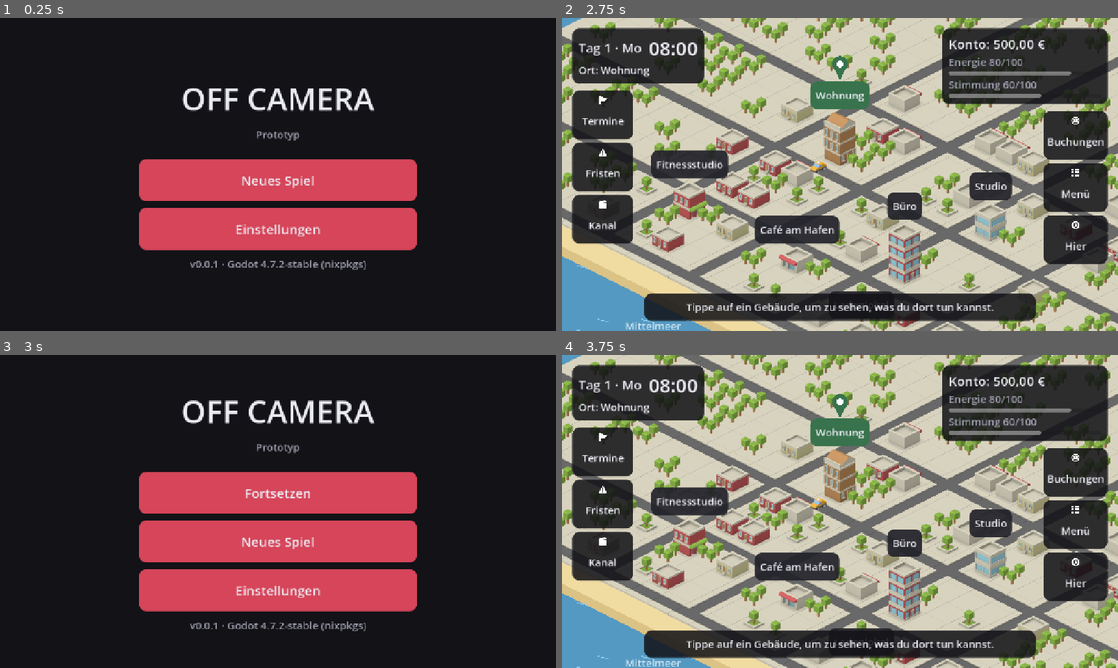
Above: before the commit, frames 1-4 (two rows, left to right).
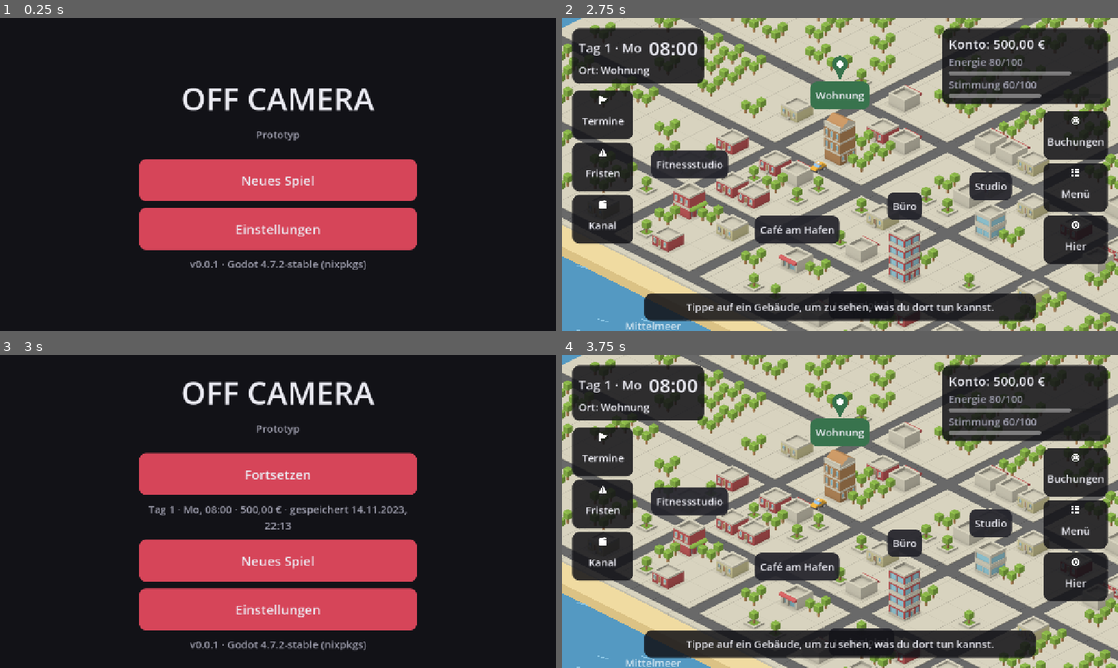
Above: after the commit, the same moments.

Repository: JanScharf265/OFFCamera
Game: Godot game, scene res://scenes/app/app.tscn
Same seed, same stepped clock (60 frames per second), same inputs: the game is played once before the commit and once after it.
Inputs:
- Up to frame 1 (0.25 s): no input
- Up to frame 2 (2.75 s): click "Einstellungen" at 0.5 s; click "Zurück" at 1.25 s; click "Neues Spiel" at 2 s
- Up to frame 3 (3 s): click "Menü" at 2.75 s
- Up to frame 4 (3.75 s): click "Fortsetzen" at 3.5 s

Frames 1-2 are identical in both runs. In frame 3, 19% of the frame differs, in the area x 25-75%, y 8-95%; in frame 4, nothing differs.

Commit message:
Phase 6, Ticket 6.5: Spielstand im Hauptmenü, Hinweise zu defekten Ständen, Phase-6-Abnahme
Hauptmenü zeigt Spieltag, Uhrzeit, Konto und Speicherzeit aus dem Spielstand-
Kopf; Hinweise nennen aufbewahrte defekte Dateien; Neues Spiel braucht dann
einen zweiten Tipp; Einstellungen zeigen die Anzahl. Phase 6 abgenommen per
332/332 Tests, 3/3 langen Tests und Mac-Fensterlauf; iPhone in Phase 7.

Co-Authored-By: Claude Opus 5.5 <noreply@anthropic.com>

Diff:
--- a/scripts/systems/save_system.gd
+++ b/scripts/systems/save_system.gd
@@ -106,7 +106,10 @@
 	for candidate in [path] + _backup_paths(path):
 		if not FileAccess.file_exists(candidate):
 			continue
-		var data: Variant = JSON.parse_string(FileAccess.get_file_as_string(candidate))
+		var json := JSON.new()  # parse() statt parse_string(): kein Fehler im Log bei kaputten Dateien
+		if json.parse(FileAccess.get_file_as_string(candidate)) != OK:
+			continue
+		var data: Variant = json.data
 		if typeof(data) == TYPE_DICTIONARY and typeof(data.get("meta")) == TYPE_DICTIONARY:
 			return data["meta"]
 	return {}
--- a/scripts/ui/app.gd
+++ b/scripts/ui/app.gd
@@ -14,6 +14,7 @@
 const GameStateScript := preload("res://scripts/core/game_state.gd")
 const GameDataScript := preload("res://scripts/core/game_data.gd")
 const SaveSystemScript := preload("res://scripts/systems/save_system.gd")
+const LedgerSystemScript := preload("res://scripts/systems/ledger_system.gd")
 const MainMenuScript := preload("res://scripts/ui/main_menu.gd")
 const GameScreenScript := preload("res://scripts/ui/game_screen.gd")
 const SettingsScreenScript := preload("res://scripts/ui/settings_screen.gd")
@@ -74,6 +75,8 @@
 	_save_game()
 	var menu := MainMenuScript.new()
 	menu.continue_available = game != null or SaveSystemScript.has_save(save_path)
+	menu.save_info = save_info_text(SaveSystemScript.read_meta(save_path))
+	menu.confirm_new_game = not SaveSystemScript.corrupt_files(save_path).is_empty()
 	menu.message = message
 	menu.new_game_pressed.connect(start_new_game)
 	menu.continue_pressed.connect(continue_game)
@@ -93,13 +96,15 @@
 		var result := SaveSystemScript.load_game(_data, save_path)
 		if result["game"] == null:
 			var reason: String = result["error"]
+			if not result.get("corrupt_kept", []).is_empty():
+				reason += "\nDie defekte Datei wurde aufbewahrt. Mit „Neues Spiel“ kannst du neu beginnen."
 			show_main_menu(reason if not reason.is_empty() else "Es gibt noch keinen Spielstand.")
 			return
 		game = result["game"]
 		var lines := PackedStringArray()
 		if result["from_backup"] or result.get("source", "") == "tmp":
-			lines.append("Der letzte Spielstand war beschädigt – das Backup wurde geladen." if result["from_backup"]
-					else "Das letzte Speichern war unterbrochen – es wurde abgeschlossen.")
+			lines.append("Der letzte Spielstand war beschädigt – das Backup wurde geladen, die defekte Datei aufbewahrt."
+					if result["from_backup"] else "Das letzte Speichern war unterbrochen – es wurde abgeschlossen.")
 		lines.append_array(result.get("notices", PackedStringArray()))
 		show_game("\n".join(lines))
 		return
@@ -119,6 +124,7 @@
 func show_settings(message: String = "") -> void:
 	var settings := SettingsScreenScript.new()
 	settings.has_save = game != null or SaveSystemScript.has_save(save_path)
+	settings.corrupt_count = SaveSystemScript.corrupt_files(save_path).size()
 	settings.message = message
 	settings.delete_save_pressed.connect(_delete_save)
 	settings.back_pressed.connect(show_main_menu)
@@ -196,3 +202,20 @@
 	margins[2] += maxf(window_size.x - safe.end.x, 0.0) * to_viewport.x
 	margins[3] += maxf(window_size.y - safe.end.y, 0.0) * to_viewport.y
 	return margins
+
+
+## Kurzinfo aus dem Spielstand-Kopf, z. B. "Tag 9 · Di, 08:00 · 400,00 € · gespeichert 12.10.2026, 14:03".
+## "" ohne Kopf (ältere Spielstände) – dann zeigt das Menü nur „Fortsetzen“.
+static func save_info_text(meta: Dictionary) -> String:
+	if meta.is_empty() or not meta.has("day_label"):
+		return ""
+	var text := "%s, %s" % [meta.get("day_label", ""), meta.get("clock", "")]
+	if meta.has("private_balance_cents"):
+		text += " · %s" % LedgerSystemScript.format_cents(int(meta["private_balance_cents"]))
+	if int(meta.get("saved_at_unix", 0)) > 0:
+		# Gerätezeit nur für die Anzeige – mit der Spielzeit hat sie nichts zu tun.
+		var local := int(meta["saved_at_unix"]) + int(Time.get_time_zone_from_system().get("bias", 0)) * 60
+		var date := Time.get_datetime_dict_from_unix_time(local)
+		text += " · gespeichert %02d.%02d.%04d, %02d:%02d" % [date["day"], date["month"], date["year"],
+				date["hour"], date["minute"]]
+	return text
--- a/scripts/ui/main_menu.gd
+++ b/scripts/ui/main_menu.gd
@@ -17,6 +17,11 @@
 var continue_available := false
 ## Hinweis- oder Fehlertext unter dem Titel (z. B. beschädigter Spielstand).
 var message := ""
+## „Neues Spiel“ braucht einen zweiten Tipp, wenn dabei etwas verloren gehen könnte – ein Spiel oder
+## aufbewahrte defekte Spielstände (Phase 6). Standard: wie continue_available.
+var confirm_new_game := false
+## Kurzinfo zum Spielstand unter „Fortsetzen“ (Phase 6), z. B. "Tag 9 · Di, 08:00 · 400,00 € · gespeichert …".
+var save_info := ""
 
 var _new_game_button: Button
 var _confirming := false
@@ -49,6 +54,11 @@
 		continue_button.name = "ContinueButton"
 		continue_button.pressed.connect(func() -> void: continue_pressed.emit())
 		add_child(continue_button)
+		if not save_info.is_empty():
+			var info := UiStyle.wrapping_label(save_info, UiStyle.SMALL_FONT_SIZE, UiStyle.MUTED)
+			info.name = "SaveInfoLabel"
+			info.horizontal_alignment = HORIZONTAL_ALIGNMENT_CENTER
+			add_child(info)
 
 	_new_game_button = UiStyle.button(NEW_GAME_TEXT)
 	_new_game_button.name = "NewGameButton"
@@ -69,7 +79,7 @@
 
 ## Gibt es schon ein Spiel, braucht "Neues Spiel" einen zweiten Tipp.
 func _on_new_game_pressed() -> void:
-	if continue_available and not _confirming:
+	if (continue_available or confirm_new_game) and not _confirming:
 		_confirming = true
 		_new_game_button.text = CONFIRM_TEXT
 		return
--- a/scripts/ui/settings_screen.gd
+++ b/scripts/ui/settings_screen.gd
@@ -13,6 +13,8 @@
 ## Vor dem Einfügen in den Baum setzen.
 var has_save := false
 var message := ""
+## Anzahl aufbewahrter defekter Spielstände (Phase 6).
+var corrupt_count := 0
 
 var _delete_button: Button
 var _confirming := false
@@ -32,6 +34,13 @@
 	status.name = "SaveStatusLabel"
 	status.horizontal_alignment = HORIZONTAL_ALIGNMENT_CENTER
 	add_child(status)
+	if corrupt_count > 0:
+		var corrupt := UiStyle.wrapping_label(
+				"Aufbewahrte defekte Spielstände: %d (werden mit „Spielstand löschen“ entfernt)." % corrupt_count,
+				UiStyle.SMALL_FONT_SIZE, UiStyle.MUTED)
+		corrupt.name = "CorruptCountLabel"
+		corrupt.horizontal_alignment = HORIZONTAL_ALIGNMENT_CENTER
+		add_child(corrupt)
 
 	if not message.is_empty():
 		var message_label := UiStyle.wrapping_label(message, UiStyle.SMALL_FONT_SIZE)
@@ -41,7 +50,7 @@
 
 	_delete_button = UiStyle.button(DELETE_TEXT)
 	_delete_button.name = "DeleteSaveButton"
-	_delete_button.disabled = not has_save
+	_delete_button.disabled = not has_save and corrupt_count == 0
 	_delete_button.pressed.connect(_on_delete_pressed)
 	add_child(_delete_button)
 
--- a/tests/test_ui.gd
+++ b/tests/test_ui.gd
@@ -553,6 +553,65 @@
 	app.free()
 
 
+# --- Spielstand im Menü und defekte Stände (Phase 6) -------------------------------------
+
+func test_main_menu_shows_save_info() -> void:
+	var app := _start_app()
+	if app == null:
+		return
+	_press(app, "NewGameButton")
+	_press(app, "HereButton")
+	_press(app, "StartButton_rest")  # 09:00, gespeichert
+	_press(app, "MenuButton")
+	var info := (_find(app, "SaveInfoLabel") as Label).text
+	assert_true(info.begins_with("Tag 1 · Mo, 09:00 · 500,00 € · gespeichert "), info)
+	app.free()
+	SaveSystemScript.delete_save(TEST_SAVE_PATH)
+
+
+func test_corrupt_save_loads_backup_and_says_so() -> void:
+	var app := _start_app()
+	if app == null:
+		return
+	_press(app, "NewGameButton")
+	_press(app, "HereButton")
+	_press(app, "StartButton_rest")  # zweites Speichern -> Backup vorhanden
+	app.free()
+	var file := FileAccess.open(TEST_SAVE_PATH, FileAccess.WRITE)
+	file.store_string("{ kaputt")
+	file.close()
+	var restarted := _start_app(true)
+	_press(restarted, "ContinueButton")
+	var feedback := (_find(restarted, "FeedbackLabel") as Label).text
+	assert_true("Backup wurde geladen, die defekte Datei aufbewahrt" in feedback, feedback)
+	assert_eq(SaveSystemScript.corrupt_files(TEST_SAVE_PATH).size(), 1)
+	restarted.free()
+	SaveSystemScript.delete_save(TEST_SAVE_PATH)
+
+
+func test_unloadable_save_keeps_copies_when_starting_new_game() -> void:
+	SaveSystemScript.delete_save(TEST_SAVE_PATH)
+	var file := FileAccess.open(TEST_SAVE_PATH, FileAccess.WRITE)
+	file.store_string("kaputt")
+	file.close()
+	var app := _start_app(true)
+	_press(app, "ContinueButton")
+	assert_true(_screen_contains(app, "Die defekte Datei wurde aufbewahrt."), "Hinweis fehlt")
+	var kept := SaveSystemScript.corrupt_files(TEST_SAVE_PATH)
+	assert_eq(kept.size(), 1)
+	_press(app, "NewGameButton")
+	_press(app, "NewGameButton")  # zweiter Tipp, weil es einen (defekten) Stand gab
+	assert_true(app.game != null, "neues Spiel nicht gestartet")
+	assert_eq(FileAccess.get_file_as_string(kept[0]), "kaputt")  # nicht überschrieben
+	_press(app, "MenuButton")
+	_press(app, "SettingsButton")
+	assert_true(_screen_contains(app, "Aufbewahrte defekte Spielstände: 1"), "Anzeige in den Einstellungen fehlt")
+	_press(app, "DeleteSaveButton")
+	_press(app, "DeleteSaveButton")
+	assert_eq(SaveSystemScript.corrupt_files(TEST_SAVE_PATH).size(), 0)
+	app.free()
+
+
 func _travel(app: Node, location_id: String) -> void:
 	_press(app, "MapPin_%s" % location_id)
 	_press(app, "TravelButton")
Not shown, changed: CHANGELOG.md
Not shown, changed: README.md
Not shown, changed: docs/ARCHITECTURE.md
Not shown, changed: docs/DECISIONS.md
Not shown, changed: docs/ROADMAP.md
